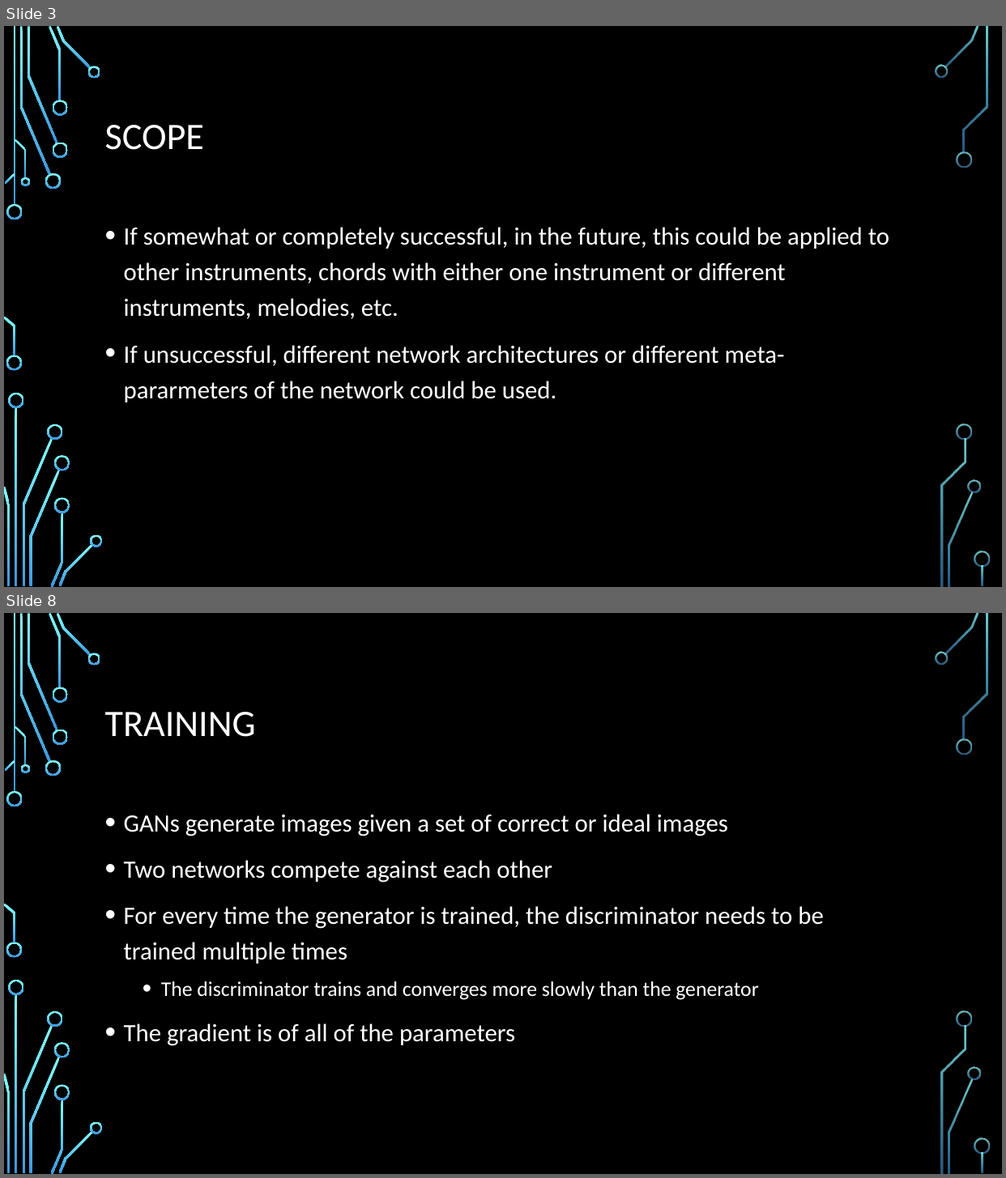
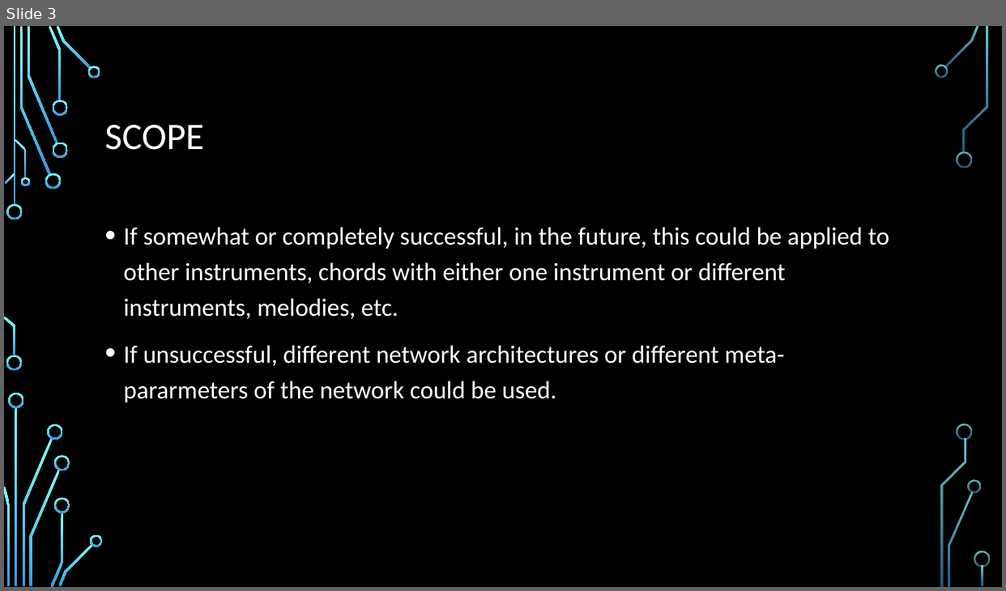
Before and after one commit to tinzh/machine-learning-tone-generation, a slide deck: firstPresentationWithDigitalFlowchart.pptx. Shown one above the other, each under a label of ours: slides 3 and 8 before the commit, slide 3 after it; the slides between them are not shown. The pictures are 1006x1178 and 1006x591 pixels, drawn with LibreOffice and Linux fonts; fonts in the diff are those of the drawing; background and template pictures are left out. Boxes give left, top, right and bottom in pixels: in the first picture for what was removed or moved away, otherwise in the second. Text is boxed around its words. In the diff, an @@ line names an element or a change of style, - is before the commit and + after.

```diff
--- a/firstPresentationWithDigitalFlowchart.pptx
+++ b/firstPresentationWithDigitalFlowchart.pptx
@@ slide 8 removed at <box>4,613,1002,1174</box>, background picture (left out); not listed: 36 template elements that a slide beside it also shows @@
@@ title removed at <box>105,712,256,737</box> @@
-TRAINING
@@ text removed at <box>124,814,823,1046</box> @@
-• GANs generate images given a set of correct or ideal images
-• Two networks compete against each other
-• For every time the generator is trained, the discriminator needs to be trained multiple times
-  • The discriminator trains and converges more slowly than the generator
-• The gradient is of all of the parameters
```
Also in this commit, not shown: 3 slides changed, 2 slides added, 1 other slide removed, 2 other files.
